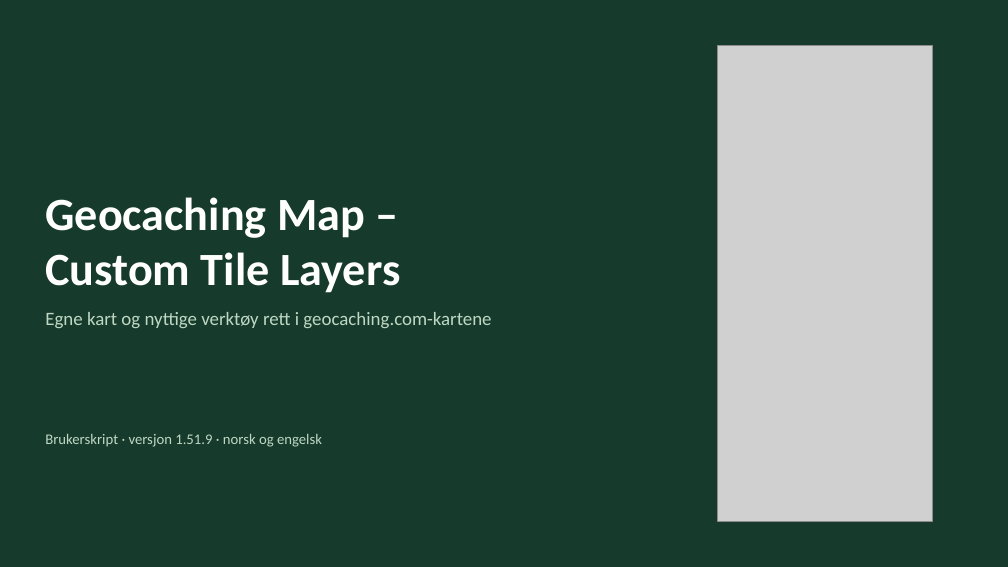
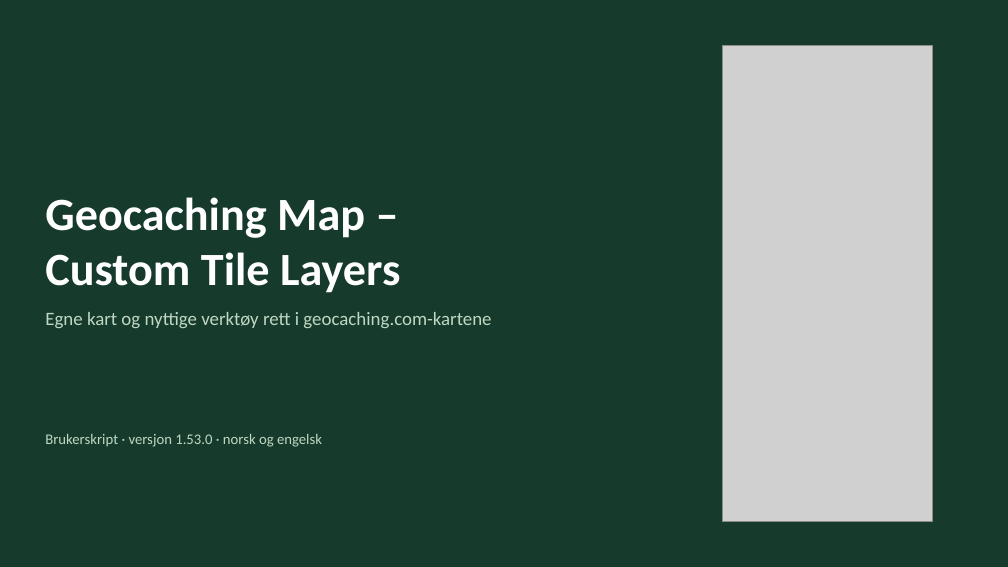
Before and after one commit to knutos/custom-tiles, a slide deck: slide 1 of docs/Geocaching-Map-Custom-Tile-Layers-Presentasjon.pptx. Drawn at 1008x567 pixels with LibreOffice and Linux fonts; fonts in the diff are those of the drawing; grey boxes stand for pictures. Boxes give left, top, right and bottom in pixels: in the first picture for what was removed or moved away, otherwise in the second. Text is boxed around its words. In the diff, an @@ line names an element or a change of style, - is before the commit and + after.

```diff
--- a/docs/Geocaching-Map-Custom-Tile-Layers-Presentasjon.pptx
+++ b/docs/Geocaching-Map-Custom-Tile-Layers-Presentasjon.pptx
@@ picture: place and size @@
-picture at (718,45,932,522)
+picture at (723,45,932,522)
@@ text at (45,434,322,447): text changed @@
-Brukerskript · versjon 1.51.9 · norsk og engelsk
+Brukerskript · versjon 1.53.0 · norsk og engelsk
```
Also in this commit, not shown: 14 other slides changed, 1 slide added, 9 other files.
